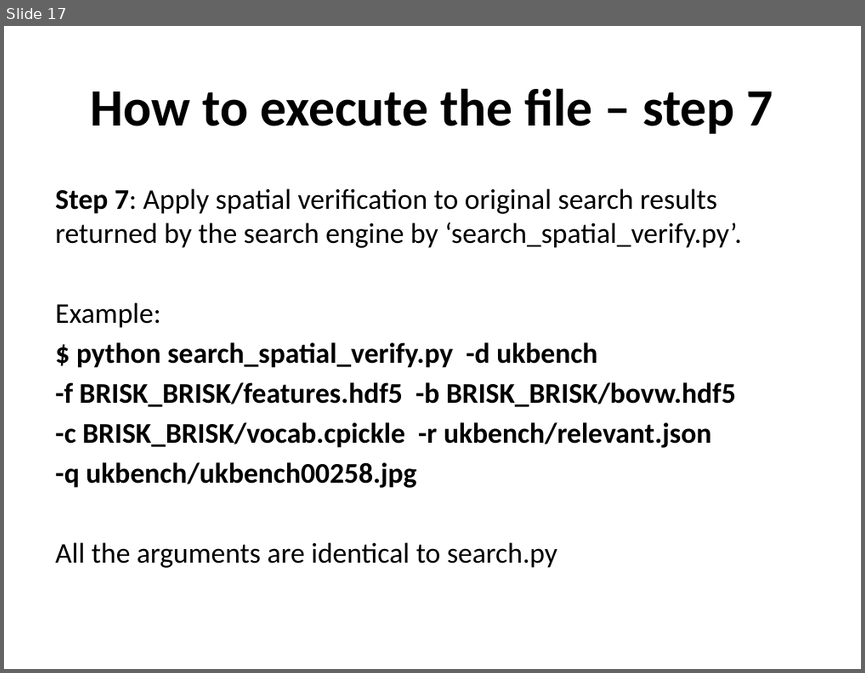
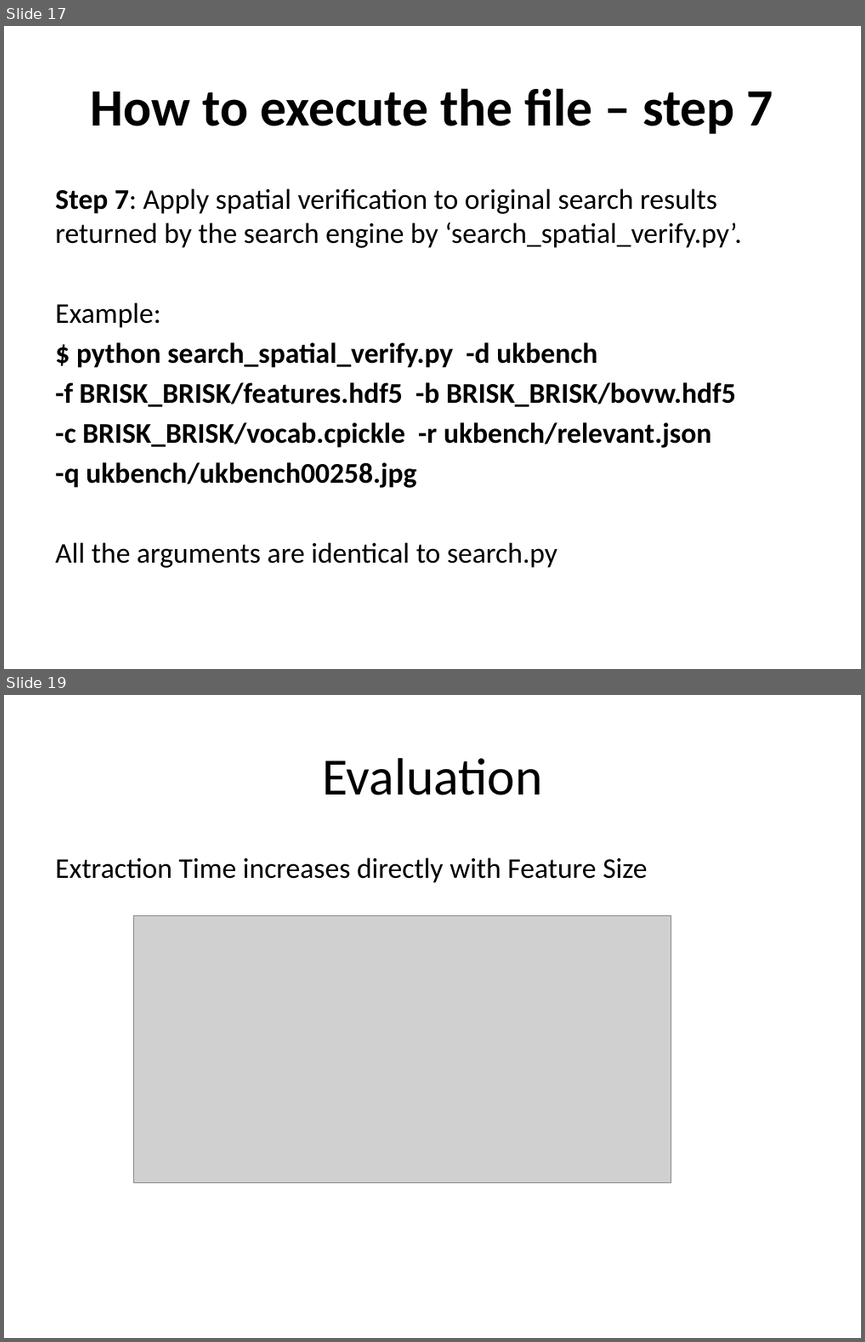
Before and after one commit to rovenr12/Image_Information_Retrival, a slide deck: JRxD.pptx. Shown one above the other, each under a label of ours: slide 17 before the commit, slides 17 and 19 after it; the slides between them are not shown. The pictures are 865x673 and 865x1342 pixels, drawn with LibreOffice and Linux fonts; fonts in the diff are those of the drawing; grey boxes stand for pictures. Boxes give left, top, right and bottom in pixels: in the first picture for what was removed or moved away, otherwise in the second. Text is boxed around its words. In the diff, an @@ line names an element or a change of style, - is before the commit and + after.

Commit message:
Add files via upload
Evaluation section added, table of figures, graphs and a summary. Please provide feedback and any changes required

```diff
--- a/JRxD.pptx
+++ b/JRxD.pptx
@@ slide 19 added at [4, 695, 861, 1338], background #FFFFFF @@
@@ title added at [322, 758, 543, 795], 44 pt, text #000000 @@
+Evaluation
@@ text added at [55, 857, 647, 883], 24 pt, text #000000 @@
+Extraction Time increases directly with Feature Size
@@ picture added at [133, 916, 670, 1183] @@
```
Also in this commit, not shown: 2 slides changed, 4 other slides added.
